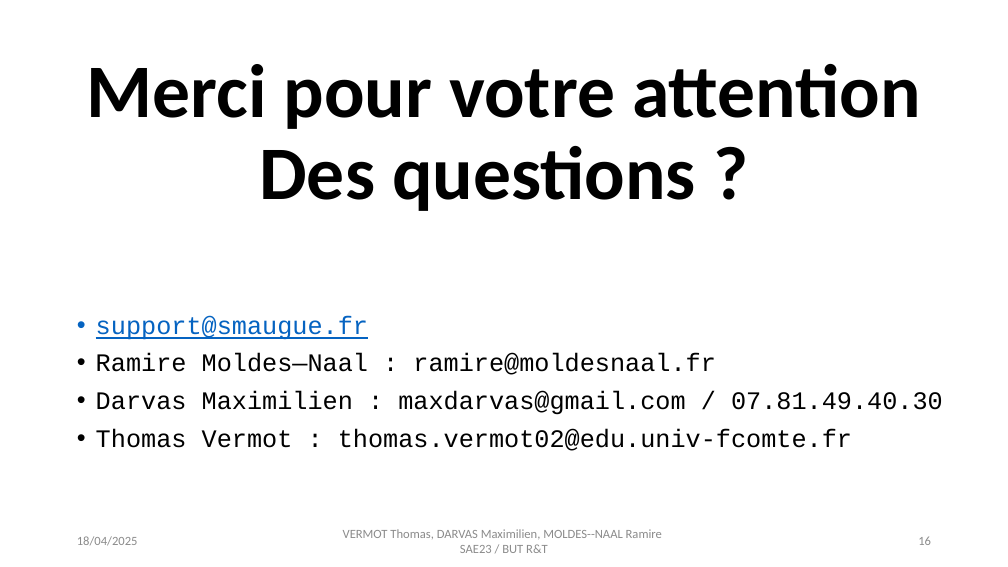
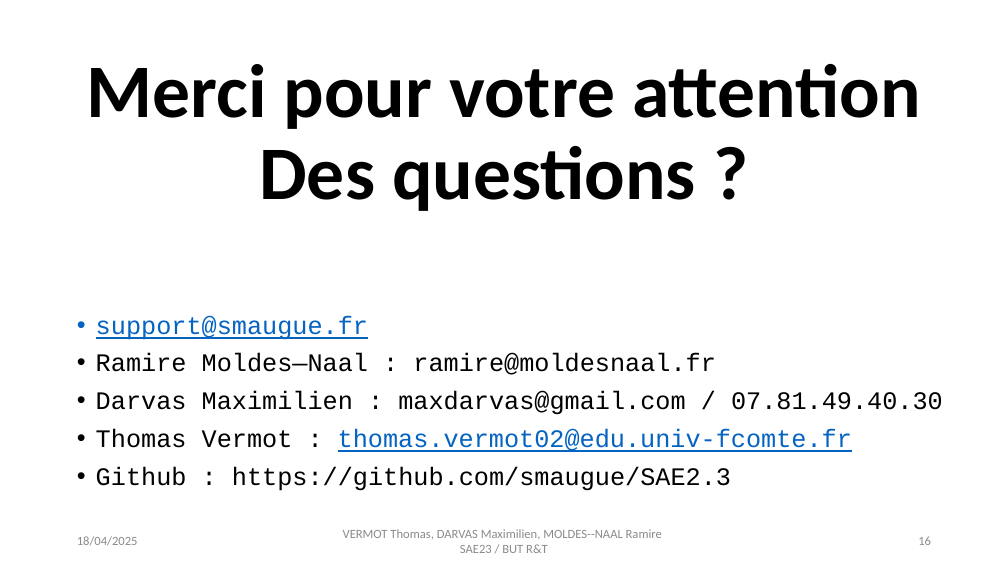
Before and after one commit to smaugue/SAE2.3, a slide deck: slide 16 of InitialisationPrésentationGroupe12.pptx. Drawn at 1008x567 pixels with LibreOffice and Linux fonts; fonts in the diff are those of the drawing. Boxes give left, top, right and bottom in pixels: in the first picture for what was removed or moved away, otherwise in the second. Text is boxed around its words. In the diff, an @@ line names an element or a change of style, - is before the commit and + after.

```diff
--- a/InitialisationPrésentationGroupe12.pptx
+++ b/InitialisationPrésentationGroupe12.pptx
@@ text at [96, 428, 852, 452]: text colour #000000 to #0563C1, underline on in "thomas.vermot02@edu.univ-fcomte.fr" @@
@@ text at [96, 466, 731, 491]: paragraph added @@
+• Github : https://github.com/smaugue/SAE2.3
```
Also in this commit, not shown: 1 other slide changed.
